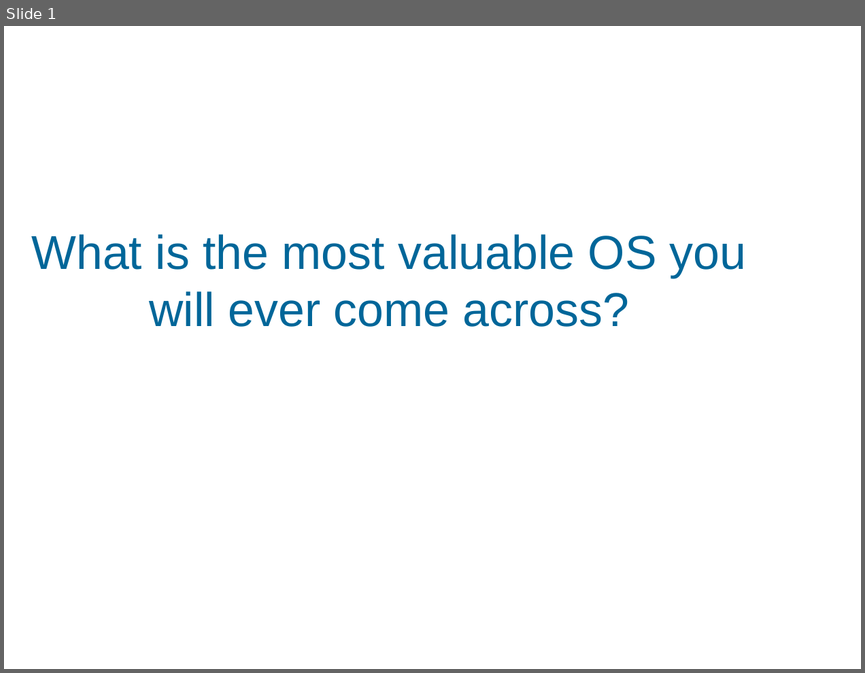
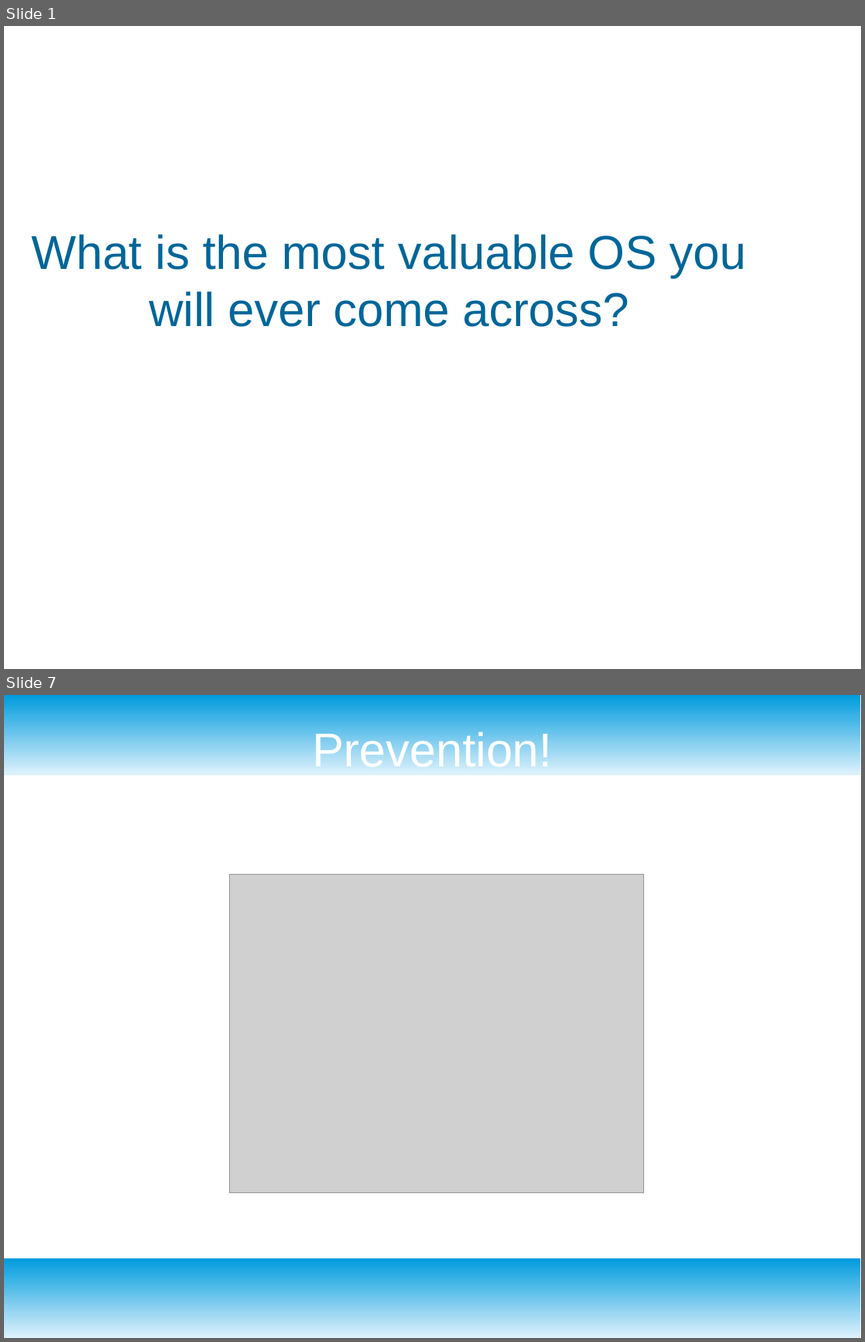
Before and after one commit to CSteigueber/watch-on-health, a slide deck: watch.odp. Shown one above the other, each under a label of ours: slide 1 before the commit, slides 1 and 7 after it; the slides between them are not shown. The pictures are 865x673 and 865x1342 pixels, drawn with LibreOffice and Linux fonts; fonts in the diff are those of the drawing; grey boxes stand for pictures; background and template pictures are left out. Boxes give left, top, right and bottom in pixels: in the first picture for what was removed or moved away, otherwise in the second. Text is boxed around its words. In the diff, an @@ line names an element or a change of style, - is before the commit and + after.

```diff
--- a/watch.odp
+++ b/watch.odp
@@ slide 7 added at (4,695,861,1338), background #FFFFFF @@
@@ rectangle added at (4,695,861,775), fill gradient #DFF2FC to #009BDD @@
@@ title added at (312,728,552,775), 44 pt, text #FFFFFF @@
+Prevention!
@@ picture added at (230,875,644,1193) @@
@@ rectangle added at (4,1258,861,1338), fill gradient #DFF2FC to #009BDD @@
```
Also in this commit, not shown: 12 other slides added, 1 slide removed, 10 other files.
